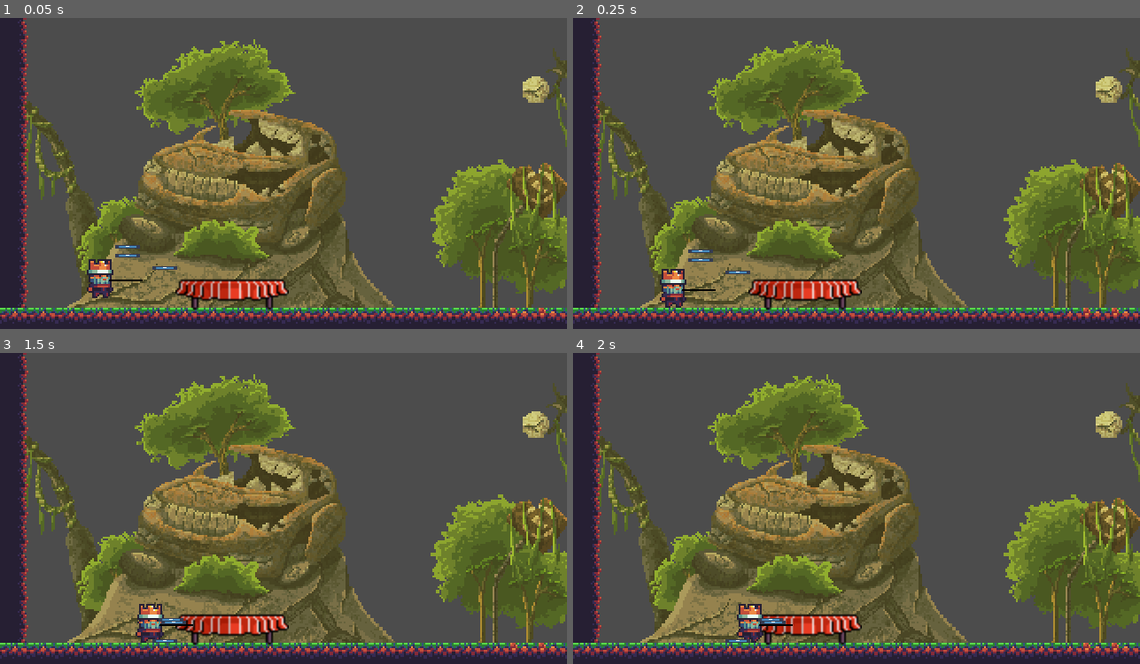
Above: before the commit, frames 1-4 (two rows, left to right).
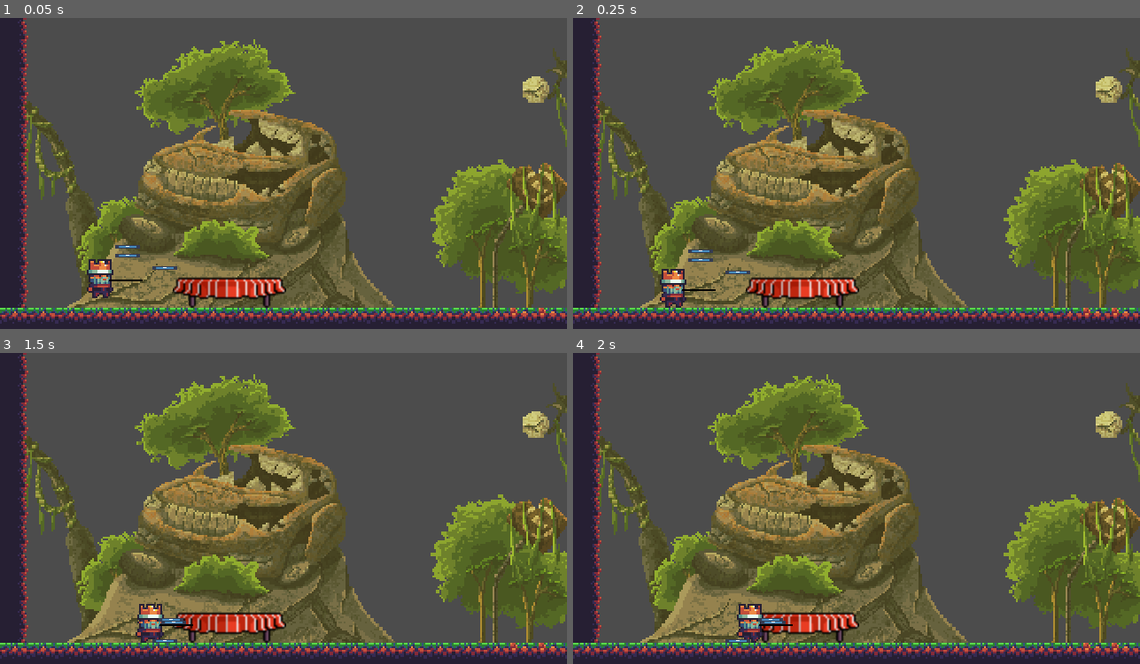
Above: after the commit, the same moments.

Repository: Bernardofcr/WGJ120
Game: Godot game, scene res://Nodes/Scenes/Stage1.tscn
The game is run twice, just before and just after one commit, with the same random seed, the same clock (stepped at 60 frames per second) and the same inputs. The engine's default icon, where the game draws it, is replaced by a stand-in: a white triangle on a blue panel in a dark square.
Inputs:
- Up to frame 1 (0.05 s): no input
- Up to frame 2 (0.25 s): no input
- Up to frame 3 (1.5 s): hold Right (ui_right) from 0.53 s (still down); tap Up (ui_up) at 0.77 s
- Up to frame 4 (2 s): keep holding Right (ui_right); tap Up (ui_up) at 1.52 s

The runs differ from the first frame. In frame 1, 1.3% of the frame differs, in the area x 30-51%, y 83-95%; in frame 2, 1.3%; in frame 3, 1.3%; in frame 4, 1.1%.

Commit message:
Fixing collision problem on table.

Diff:
--- a/Nodes/Prefabs/Table.gd
+++ b/Nodes/Prefabs/Table.gd
@@ -5,7 +5,6 @@
 # var b: String = "text"
 var minWaitTime = 5.0
 var maxWaitTime = 30.0
-var is_disabled = true
 # Called when the node enters the scene tree for the first time.
 func _ready() -> void:
 	$CollisionShape2D.set_deferred("disabled",true)
@@ -16,24 +15,14 @@
 	pass
 
 func _on_Table_body_entered(body) -> void:
-	print("Colidiu com ", body.name)
-	print("is_disabled = ",is_disabled)
-	if !is_disabled:
-		if body.name.begins_with("Food") || body.name.begins_with("@Food"):
-			print("Desabilitando mesa.")
-			is_disabled = true
-			print("is_disabled = ",is_disabled)
-			body.queue_free()
-			$CollisionShape2D.set_deferred("disabled",true)
-			_set_timer()
+	if body.name.begins_with("Food") || body.name.begins_with("@Food"):
+		body.queue_free()
+		$CollisionShape2D.set_deferred("disabled",true)
+		_set_timer()
 	pass # Replace with function body.
 
 func __ask_food() -> void:
-	if is_disabled:
-		print("Habilitando mesa.")
-		$CollisionShape2D.set_deferred("disabled",false)
-		is_disabled = false
-		print("is_disabled = ",is_disabled)
+	$CollisionShape2D.set_deferred("disabled",false)
 	pass
 
 func _set_timer() -> void:
--- a/Nodes/Scenes/Stage1.tscn
+++ b/Nodes/Scenes/Stage1.tscn
@@ -58,9 +58,5 @@
 position = Vector2( 34.6968, 64.6401 )
 
 [node name="Table" parent="." instance=ExtResource( 8 )]
-visible = false
-position = Vector2( 138.786, 145.449 )
-
-[node name="Table2" parent="." instance=ExtResource( 8 )]
-position = Vector2( 130.758, 146.027 )
+position = Vector2( 129.707, 145.165 )
 [connection signal="tween_completed" from="ScreenShake/Tween" to="ScreenShake" method="_on_Tween_tween_completed"]
--- a/Nodes/Scripts/FoodSpawner.gd
+++ b/Nodes/Scripts/FoodSpawner.gd
@@ -7,7 +7,7 @@
 onready var FOOD = preload("res://Nodes/Prefabs/Food.tscn")
 
 export (float) var minWaitTime = 5
-export (float) var maxWaitTime = 20
+export (float) var maxWaitTime = 5
 
 # Called when the node enters the scene tree for the first time.
 func _ready() -> void:
